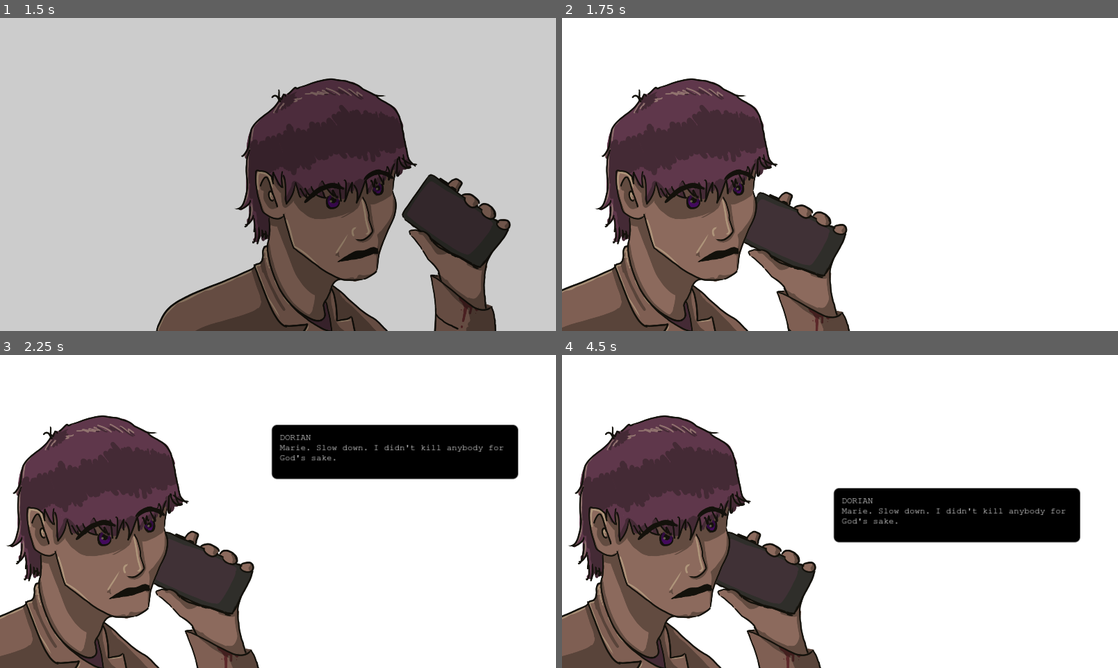
Above: before the commit, frames 1-4 (two rows, left to right).
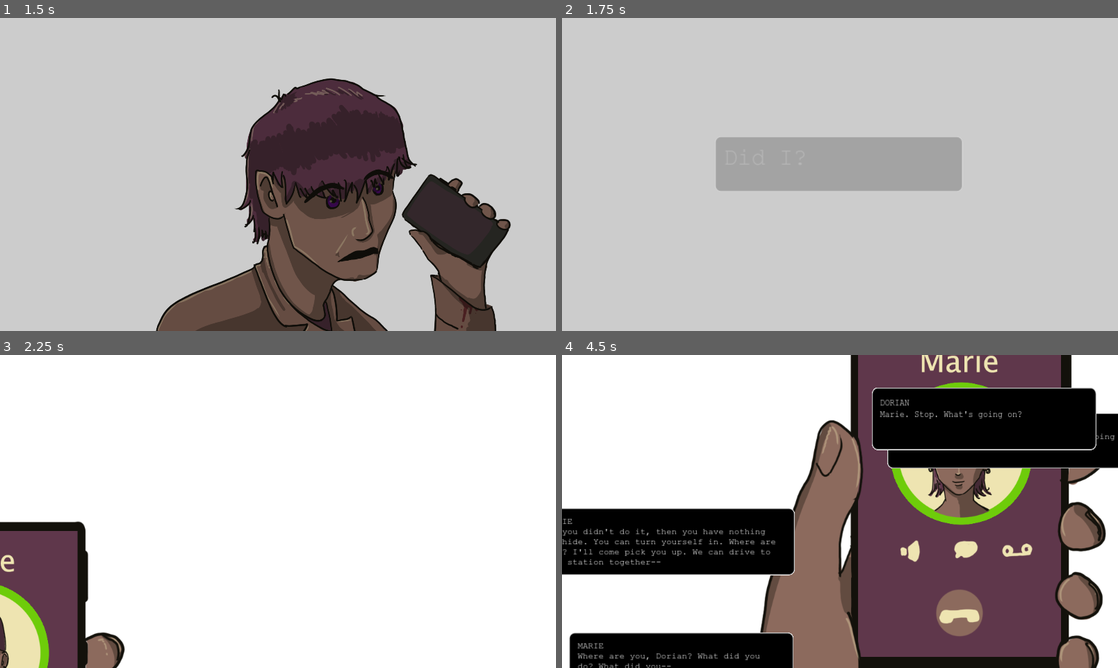
Above: after the commit, the same moments.

Repository: RALWORKS/framed-2024
Game: Godot game, scene res://Scenes/Menu/title_screen.tscn
The game is run twice, just before and just after one commit, with the same random seed, the same clock (stepped at 60 frames per second) and the same inputs.
Inputs:
- Up to frame 1 (1.5 s): click "Play" at 0.5 s; tap Enter (ui_accept) at 1.25 s; hold D (right) from 1.28 s (still down); tap Right (Next) at 1.35 s
- Up to frame 2 (1.75 s): keep holding D (right); tap Enter (ui_accept) at 1.52 s
- Up to frame 3 (2.25 s): keep holding D (right); tap Right (Next) at 2.1 s
- Up to frame 4 (4.5 s): tap Enter (ui_accept) at 2.27, 3.77 s; release D (right) at 2.78 s; hold A (left) 2.78-3.53 s; tap Right (Next) at 2.85, 3.6, 4.35 s; hold D (right) from 3.53 s (still down)

Frame 1 is identical in both runs. In frame 2, 100% of the frame differs, in the area x 0-100%, y 0-100%; in frame 3, 32%; in frame 4, 76%.

Commit message:
rough hook up section 1

Diff:
--- /dev/null
+++ b/Panel.gd
@@ -0,0 +1,13 @@
+extends Node2D
+
+@export var animation = ""
+
+func play():
+	if animation:
+		$"..".get_node("AnimationPlayer").play(animation)
+
+
+
+func _on_visibility_changed():
+	if visible:
+		play()
--- a/Scenes/Chapter 1/initial-alley.tscn
+++ b/Scenes/Chapter 1/initial-alley.tscn
@@ -8,275 +8,23 @@
 [ext_resource type="Texture2D" uid="uid://c2vngb7uq2uhw" path="res://Assets/Chapter 1/initial-alley/Phone_marie.png" id="6_fmysh"]
 [ext_resource type="PackedScene" uid="uid://d4cbyalgs01x8" path="res://Assets/Dialogue/dialogue_box.tscn" id="7_33j4g"]
 
-[sub_resource type="Animation" id="Animation_2rrm1"]
-length = 0.001
-tracks/0/type = "value"
-tracks/0/imported = false
-tracks/0/enabled = true
-tracks/0/path = NodePath("Panel 2/DoreanConfused2:position")
-tracks/0/interp = 1
-tracks/0/loop_wrap = true
-tracks/0/keys = {
-"times": PackedFloat32Array(0),
-"transitions": PackedFloat32Array(1),
-"update": 0,
-"values": [Vector2(768, 2.85596)]
-}
-tracks/1/type = "value"
-tracks/1/imported = false
-tracks/1/enabled = true
-tracks/1/path = NodePath("Panel 2/DoreanHand2:position")
-tracks/1/interp = 1
-tracks/1/loop_wrap = true
-tracks/1/keys = {
-"times": PackedFloat32Array(0),
-"transitions": PackedFloat32Array(1),
-"update": 0,
-"values": [Vector2(704, 362.856)]
-}
-tracks/2/type = "value"
-tracks/2/imported = false
-tracks/2/enabled = true
-tracks/2/path = NodePath("Panel 2/DoreanHand2:rotation")
-tracks/2/interp = 1
-tracks/2/loop_wrap = true
-tracks/2/keys = {
-"times": PackedFloat32Array(0),
-"transitions": PackedFloat32Array(1),
-"update": 0,
-"values": [-0.241323]
-}
-tracks/3/type = "value"
-tracks/3/imported = false
-tracks/3/enabled = true
-tracks/3/path = NodePath("Panel 2/Dialogue2:position")
-tracks/3/interp = 1
-tracks/3/loop_wrap = true
-tracks/3/keys = {
-"times": PackedFloat32Array(0),
-"transitions": PackedFloat32Array(1),
-"update": 0,
-"values": [Vector2(1456, 1224)]
-}
-tracks/4/type = "value"
-tracks/4/imported = false
-tracks/4/enabled = true
-tracks/4/path = NodePath("Panel 1/Dialogue1:position")
-tracks/4/interp = 1
-tracks/4/loop_wrap = true
-tracks/4/keys = {
-"times": PackedFloat32Array(0),
-"transitions": PackedFloat32Array(1),
-"update": 0,
-"values": [Vector2(2241, 207)]
-}
-tracks/5/type = "value"
-tracks/5/imported = false
-tracks/5/enabled = true
-tracks/5/path = NodePath("Panel 3:modulate")
-tracks/5/interp = 1
-tracks/5/loop_wrap = true
-tracks/5/keys = {
-"times": PackedFloat32Array(0),
-"transitions": PackedFloat32Array(1),
-"update": 0,
-"values": [Color(1, 1, 1, 0)]
-}
-tracks/6/type = "value"
-tracks/6/imported = false
-tracks/6/enabled = true
-tracks/6/path = NodePath("Panel 4/MariePhone4:position")
-tracks/6/interp = 1
-tracks/6/loop_wrap = true
-tracks/6/keys = {
-"times": PackedFloat32Array(0),
-"transitions": PackedFloat32Array(1),
-"update": 0,
-"values": [Vector2(-392, 344)]
-}
-tracks/7/type = "value"
-tracks/7/imported = false
-tracks/7/enabled = true
-tracks/7/path = NodePath("Panel 4/Dialogue4b:position")
-tracks/7/interp = 1
-tracks/7/loop_wrap = true
-tracks/7/keys = {
-"times": PackedFloat32Array(0),
-"transitions": PackedFloat32Array(1),
-"update": 0,
-"values": [Vector2(-712, 648)]
-}
-tracks/8/type = "value"
-tracks/8/imported = false
-tracks/8/enabled = true
-tracks/8/path = NodePath("Panel 4/Dialogue4c:position")
-tracks/8/interp = 1
-tracks/8/loop_wrap = true
-tracks/8/keys = {
-"times": PackedFloat32Array(0),
-"transitions": PackedFloat32Array(1),
-"update": 0,
-"values": [Vector2(2464, 200)]
-}
-tracks/9/type = "value"
-tracks/9/imported = false
-tracks/9/enabled = true
-tracks/9/path = NodePath("Panel 4/Dialogue4d:position")
-tracks/9/interp = 1
-tracks/9/loop_wrap = true
-tracks/9/keys = {
-"times": PackedFloat32Array(0),
-"transitions": PackedFloat32Array(1),
-"update": 0,
-"values": [Vector2(440, 1224)]
-}
-tracks/10/type = "value"
-tracks/10/imported = false
-tracks/10/enabled = true
-tracks/10/path = NodePath("Panel 4/Dialogue4a:position")
-tracks/10/interp = 1
-tracks/10/loop_wrap = true
-tracks/10/keys = {
-"times": PackedFloat32Array(0),
-"transitions": PackedFloat32Array(1),
-"update": 0,
-"values": [Vector2(520, 288)]
-}
-tracks/11/type = "value"
-tracks/11/imported = false
-tracks/11/enabled = true
-tracks/11/path = NodePath("Panel 5/DoreanBlank5:modulate")
-tracks/11/interp = 1
-tracks/11/loop_wrap = true
-tracks/11/keys = {
-"times": PackedFloat32Array(0),
-"transitions": PackedFloat32Array(1),
-"update": 0,
-"values": [Color(1, 1, 1, 0)]
-}
-tracks/12/type = "value"
-tracks/12/imported = false
-tracks/12/enabled = true
-tracks/12/path = NodePath("Panel 5/Dialogue5a:modulate")
-tracks/12/interp = 1
-tracks/12/loop_wrap = true
-tracks/12/keys = {
-"times": PackedFloat32Array(0),
-"transitions": PackedFloat32Array(1),
-"update": 0,
-"values": [Color(1, 1, 1, 0)]
-}
-tracks/13/type = "value"
-tracks/13/imported = false
-tracks/13/enabled = true
-tracks/13/path = NodePath("Panel 5/Dialogue5b:position")
-tracks/13/interp = 1
-tracks/13/loop_wrap = true
-tracks/13/keys = {
-"times": PackedFloat32Array(0),
-"transitions": PackedFloat32Array(1),
-"update": 0,
-"values": [Vector2(1624, 1232)]
-}
-tracks/14/type = "value"
-tracks/14/imported = false
-tracks/14/enabled = true
-tracks/14/path = NodePath("Panel 5/Dialogue5b:modulate")
-tracks/14/interp = 1
-tracks/14/loop_wrap = true
-tracks/14/keys = {
-"times": PackedFloat32Array(0),
-"transitions": PackedFloat32Array(1),
-"update": 0,
-"values": [Color(1, 1, 1, 0)]
-}
-tracks/15/type = "value"
-tracks/15/imported = false
-tracks/15/enabled = true
-tracks/15/path = NodePath("Panel 6/StreetSign6:position")
-tracks/15/interp = 1
-tracks/15/loop_wrap = true
-tracks/15/keys = {
-"times": PackedFloat32Array(0),
-"transitions": PackedFloat32Array(1),
-"update": 0,
-"values": [Vector2(0, 0)]
-}
-tracks/16/type = "value"
-tracks/16/imported = false
-tracks/16/enabled = true
-tracks/16/path = NodePath("Panel 6/StreetSign6:scale")
-tracks/16/interp = 1
-tracks/16/loop_wrap = true
-tracks/16/keys = {
-"times": PackedFloat32Array(0),
-"transitions": PackedFloat32Array(1),
-"update": 0,
-"values": [Vector2(1, 1)]
-}
-tracks/17/type = "value"
-tracks/17/imported = false
-tracks/17/enabled = true
-tracks/17/path = NodePath("Panel 6/Dialogue6:position")
-tracks/17/interp = 1
-tracks/17/loop_wrap = true
-tracks/17/keys = {
-"times": PackedFloat32Array(0),
-"transitions": PackedFloat32Array(1),
-"update": 0,
-"values": [Vector2(600, -208)]
-}
-tracks/18/type = "value"
-tracks/18/imported = false
-tracks/18/enabled = true
-tracks/18/path = NodePath("Panel 7/DoreanPhoneHand7:position")
-tracks/18/interp = 1
-tracks/18/loop_wrap = true
-tracks/18/keys = {
-"times": PackedFloat32Array(0),
-"transitions": PackedFloat32Array(1),
-"update": 0,
-"values": [Vector2(-3056, -1640)]
-}
-tracks/19/type = "value"
-tracks/19/imported = false
-tracks/19/enabled = true
-tracks/19/path = NodePath("Panel 7/Dialogue7:position")
-tracks/19/interp = 1
-tracks/19/loop_wrap = true
-tracks/19/keys = {
-"times": PackedFloat32Array(0),
-"transitions": PackedFloat32Array(1),
-"update": 0,
-"values": [Vector2(1456, 1224)]
-}
-tracks/20/type = "value"
-tracks/20/imported = false
-tracks/20/enabled = true
-tracks/20/path = NodePath("Panel 8/BlackScreen8:modulate")
-tracks/20/interp = 1
-tracks/20/loop_wrap = true
-tracks/20/keys = {
-"times": PackedFloat32Array(0),
-"transitions": PackedFloat32Array(1),
-"update": 0,
-"values": [Color(1, 1, 1, 0)]
-}
-tracks/21/type = "value"
-tracks/21/imported = false
-tracks/21/enabled = true
-tracks/21/path = NodePath("Panel 8/Dialogue8:position")
-tracks/21/interp = 1
-tracks/21/loop_wrap = true
-tracks/21/keys = {
-"times": PackedFloat32Array(0),
-"transitions": PackedFloat32Array(1),
-"update": 0,
-"values": [Vector2(1472, 1016)]
+[sub_resource type="Animation" id="Animation_wrvmk"]
+resource_name = "Scene 1"
+tracks/0/type = "value"
+tracks/0/imported = false
+tracks/0/enabled = true
+tracks/0/path = NodePath("Panel 1/Dialogue1:position")
+tracks/0/interp = 1
+tracks/0/loop_wrap = true
+tracks/0/keys = {
+"times": PackedFloat32Array(0.5, 1),
+"transitions": PackedFloat32Array(1, 1),
+"update": 0,
+"values": [Vector2(2241, 207), Vector2(360, 207)]
 }
 
 [sub_resource type="Animation" id="Animation_m8tvq"]
-resource_name = "Panel 2"
+resource_name = "Scene 2"
 tracks/0/type = "value"
 tracks/0/imported = false
 tracks/0/enabled = true
@@ -324,21 +72,6 @@
 "transitions": PackedFloat32Array(1, 1),
 "update": 0,
 "values": [Vector2(1456, 1224), Vector2(1456, 288)]
-}
-
-[sub_resource type="Animation" id="Animation_wrvmk"]
-resource_name = "Panel 1"
-tracks/0/type = "value"
-tracks/0/imported = false
-tracks/0/enabled = true
-tracks/0/path = NodePath("Panel 1/Dialogue1:position")
-tracks/0/interp = 1
-tracks/0/loop_wrap = true
-tracks/0/keys = {
-"times": PackedFloat32Array(0.5, 1),
-"transitions": PackedFloat32Array(1, 1),
-"update": 0,
-"values": [Vector2(2241, 207), Vector2(360, 207)]
 }
 
 [sub_resource type="Animation" id="Animation_0i2cu"]
@@ -599,23 +332,8 @@
 "values": [Vector2(1472, 1016), Vector2(1472, 272)]
 }
 
-[sub_resource type="Animation" id="Animation_wrvmk"]
-resource_name = "Scene 1"
-tracks/0/type = "value"
-tracks/0/imported = false
-tracks/0/enabled = true
-tracks/0/path = NodePath("Panel 1/Dialogue1:position")
-tracks/0/interp = 1
-tracks/0/loop_wrap = true
-tracks/0/keys = {
-"times": PackedFloat32Array(0.5, 1),
-"transitions": PackedFloat32Array(1, 1),
-"update": 0,
-"values": [Vector2(2241, 207), Vector2(360, 207)]
-}
-
-[sub_resource type="Animation" id="Animation_m8tvq"]
-resource_name = "Scene 2"
+[sub_resource type="Animation" id="Animation_2rrm1"]
+length = 0.001
 tracks/0/type = "value"
 tracks/0/imported = false
 tracks/0/enabled = true
@@ -623,10 +341,10 @@
 tracks/0/interp = 1
 tracks/0/loop_wrap = true
 tracks/0/keys = {
-"times": PackedFloat32Array(0, 0.5),
-"transitions": PackedFloat32Array(1, 1),
-"update": 0,
-"values": [Vector2(768, 2.85596), Vector2(-624, 2.85596)]
+"times": PackedFloat32Array(0),
+"transitions": PackedFloat32Array(1),
+"update": 0,
+"values": [Vector2(768, 2.85596)]
 }
 tracks/1/type = "value"
 tracks/1/imported = false
@@ -635,10 +353,10 @@
 tracks/1/interp = 1
 tracks/1/loop_wrap = true
 tracks/1/keys = {
-"times": PackedFloat32Array(0, 0.5),
-"transitions": PackedFloat32Array(1, 1),
-"update": 0,
-"values": [Vector2(704, 362.856), Vector2(-832, 976)]
+"times": PackedFloat32Array(0),
+"transitions": PackedFloat32Array(1),
+"update": 0,
+"values": [Vector2(704, 362.856)]
 }
 tracks/2/type = "value"
 tracks/2/imported = false
@@ -647,10 +365,10 @@
 tracks/2/interp = 1
 tracks/2/loop_wrap = true
 tracks/2/keys = {
-"times": PackedFloat32Array(0, 0.5),
-"transitions": PackedFloat32Array(1, 1),
-"update": 0,
-"values": [-0.241323, -0.581964]
+"times": PackedFloat32Array(0),
+"transitions": PackedFloat32Array(1),
+"update": 0,
+"values": [-0.241323]
 }
 tracks/3/type = "value"
 tracks/3/imported = false
@@ -659,10 +377,226 @@
 tracks/3/interp = 1
 tracks/3/loop_wrap = true
 tracks/3/keys = {
-"times": PackedFloat32Array(0.5, 1),
-"transitions": PackedFloat32Array(1, 1),
-"update": 0,
-"values": [Vector2(1456, 1224), Vector2(1456, 288)]
+"times": PackedFloat32Array(0),
+"transitions": PackedFloat32Array(1),
+"update": 0,
+"values": [Vector2(1456, 1224)]
+}
+tracks/4/type = "value"
+tracks/4/imported = false
+tracks/4/enabled = true
+tracks/4/path = NodePath("Panel 1/Dialogue1:position")
+tracks/4/interp = 1
+tracks/4/loop_wrap = true
+tracks/4/keys = {
+"times": PackedFloat32Array(0),
+"transitions": PackedFloat32Array(1),
+"update": 0,
+"values": [Vector2(2241, 207)]
+}
+tracks/5/type = "value"
+tracks/5/imported = false
+tracks/5/enabled = true
+tracks/5/path = NodePath("Panel 3:modulate")
+tracks/5/interp = 1
+tracks/5/loop_wrap = true
+tracks/5/keys = {
+"times": PackedFloat32Array(0),
+"transitions": PackedFloat32Array(1),
+"update": 0,
+"values": [Color(1, 1, 1, 0)]
+}
+tracks/6/type = "value"
+tracks/6/imported = false
+tracks/6/enabled = true
+tracks/6/path = NodePath("Panel 4/MariePhone4:position")
+tracks/6/interp = 1
+tracks/6/loop_wrap = true
+tracks/6/keys = {
+"times": PackedFloat32Array(0),
+"transitions": PackedFloat32Array(1),
+"update": 0,
+"values": [Vector2(-392, 344)]
+}
+tracks/7/type = "value"
+tracks/7/imported = false
+tracks/7/enabled = true
+tracks/7/path = NodePath("Panel 4/Dialogue4b:position")
+tracks/7/interp = 1
+tracks/7/loop_wrap = true
+tracks/7/keys = {
+"times": PackedFloat32Array(0),
+"transitions": PackedFloat32Array(1),
+"update": 0,
+"values": [Vector2(-712, 648)]
+}
+tracks/8/type = "value"
+tracks/8/imported = false
+tracks/8/enabled = true
+tracks/8/path = NodePath("Panel 4/Dialogue4c:position")
+tracks/8/interp = 1
+tracks/8/loop_wrap = true
+tracks/8/keys = {
+"times": PackedFloat32Array(0),
+"transitions": PackedFloat32Array(1),
+"update": 0,
+"values": [Vector2(2464, 200)]
+}
+tracks/9/type = "value"
+tracks/9/imported = false
+tracks/9/enabled = true
+tracks/9/path = NodePath("Panel 4/Dialogue4d:position")
+tracks/9/interp = 1
+tracks/9/loop_wrap = true
+tracks/9/keys = {
+"times": PackedFloat32Array(0),
+"transitions": PackedFloat32Array(1),
+"update": 0,
+"values": [Vector2(440, 1224)]
+}
+tracks/10/type = "value"
+tracks/10/imported = false
+tracks/10/enabled = true
+tracks/10/path = NodePath("Panel 4/Dialogue4a:position")
+tracks/10/interp = 1
+tracks/10/loop_wrap = true
+tracks/10/keys = {
+"times": PackedFloat32Array(0),
+"transitions": PackedFloat32Array(1),
+"update": 0,
+"values": [Vector2(520, 288)]
+}
+tracks/11/type = "value"
+tracks/11/imported = false
+tracks/11/enabled = true
+tracks/11/path = NodePath("Panel 5/DoreanBlank5:modulate")
+tracks/11/interp = 1
+tracks/11/loop_wrap = true
+tracks/11/keys = {
+"times": PackedFloat32Array(0),
+"transitions": PackedFloat32Array(1),
+"update": 0,
+"values": [Color(1, 1, 1, 0)]
+}
+tracks/12/type = "value"
+tracks/12/imported = false
+tracks/12/enabled = true
+tracks/12/path = NodePath("Panel 5/Dialogue5a:modulate")
+tracks/12/interp = 1
+tracks/12/loop_wrap = true
+tracks/12/keys = {
+"times": PackedFloat32Array(0),
+"transitions": PackedFloat32Array(1),
+"update": 0,
+"values": [Color(1, 1, 1, 0)]
+}
+tracks/13/type = "value"
+tracks/13/imported = false
+tracks/13/enabled = true
+tracks/13/path = NodePath("Panel 5/Dialogue5b:position")
+tracks/13/interp = 1
+tracks/13/loop_wrap = true
+tracks/13/keys = {
+"times": PackedFloat32Array(0),
+"transitions": PackedFloat32Array(1),
+"update": 0,
+"values": [Vector2(1624, 1232)]
+}
+tracks/14/type = "value"
+tracks/14/imported = false
+tracks/14/enabled = true
+tracks/14/path = NodePath("Panel 5/Dialogue5b:modulate")
+tracks/14/interp = 1
+tracks/14/loop_wrap = true
+tracks/14/keys = {
+"times": PackedFloat32Array(0),
+"transitions": PackedFloat32Array(1),
+"update": 0,
+"values": [Color(1, 1, 1, 0)]
+}
+tracks/15/type = "value"
+tracks/15/imported = false
+tracks/15/enabled = true
+tracks/15/path = NodePath("Panel 6/StreetSign6:position")
+tracks/15/interp = 1
+tracks/15/loop_wrap = true
+tracks/15/keys = {
+"times": PackedFloat32Array(0),
+"transitions": PackedFloat32Array(1),
+"update": 0,
+"values": [Vector2(0, 0)]
+}
+tracks/16/type = "value"
+tracks/16/imported = false
+tracks/16/enabled = true
+tracks/16/path = NodePath("Panel 6/StreetSign6:scale")
+tracks/16/interp = 1
+tracks/16/loop_wrap = true
+tracks/16/keys = {
+"times": PackedFloat32Array(0),
+"transitions": PackedFloat32Array(1),
+"update": 0,
+"values": [Vector2(1, 1)]
+}
+tracks/17/type = "value"
+tracks/17/imported = false
+tracks/17/enabled = true
+tracks/17/path = NodePath("Panel 6/Dialogue6:position")
+tracks/17/interp = 1
+tracks/17/loop_wrap = true
+tracks/17/keys = {
+"times": PackedFloat32Array(0),
+"transitions": PackedFloat32Array(1),
+"update": 0,
+"values": [Vector2(600, -208)]
+}
+tracks/18/type = "value"
+tracks/18/imported = false
+tracks/18/enabled = true
+tracks/18/path = NodePath("Panel 7/DoreanPhoneHand7:position")
+tracks/18/interp = 1
+tracks/18/loop_wrap = true
+tracks/18/keys = {
+"times": PackedFloat32Array(0),
+"transitions": PackedFloat32Array(1),
+"update": 0,
+"values": [Vector2(-3056, -1640)]
+}
+tracks/19/type = "value"
+tracks/19/imported = false
+tracks/19/enabled = true
+tracks/19/path = NodePath("Panel 7/Dialogue7:position")
+tracks/19/interp = 1
+tracks/19/loop_wrap = true
+tracks/19/keys = {
+"times": PackedFloat32Array(0),
+"transitions": PackedFloat32Array(1),
+"update": 0,
+"values": [Vector2(1456, 1224)]
+}
+tracks/20/type = "value"
+tracks/20/imported = false
+tracks/20/enabled = true
+tracks/20/path = NodePath("Panel 8/BlackScreen8:modulate")
+tracks/20/interp = 1
+tracks/20/loop_wrap = true
+tracks/20/keys = {
+"times": PackedFloat32Array(0),
+"transitions": PackedFloat32Array(1),
+"update": 0,
+"values": [Color(1, 1, 1, 0)]
+}
+tracks/21/type = "value"
+tracks/21/imported = false
+tracks/21/enabled = true
+tracks/21/path = NodePath("Panel 8/Dialogue8:position")
+tracks/21/interp = 1
+tracks/21/loop_wrap = true
+tracks/21/keys = {
+"times": PackedFloat32Array(0),
+"transitions": PackedFloat32Array(1),
+"update": 0,
+"values": [Vector2(1472, 1016)]
 }
 
 [sub_resource type="AnimationLibrary" id="AnimationLibrary_duj7y"]
--- a/Scripts/Chapter 1/initial-alley/initial-alley.gd
+++ b/Scripts/Chapter 1/initial-alley/initial-alley.gd
@@ -42,6 +42,7 @@
 DORIAN (VO): After the year I've had, I ... wouldn't put it past myself.
 """
 
+
 # Variables
 
 # Animation Player
@@ -57,12 +58,36 @@
 @onready var panel7 = $"Panel 7"
 @onready var panel8 = $"Panel 8"
 
+var index = 0
+var paused = false
 
 # Called when the node enters the scene tree for the first time.
 func _ready():
 
 	# when scene starts - need to hide stuff
-	panel1.visible = true
+	hide_panels()
+
+	#anim_play.play("Panel 1")
+
+	sequence = [
+	["Panel 1", panel1],
+	["Panel 2", panel2],
+	["Panel 3", panel3],
+	["Panel 4a", panel4],
+	["Panel 4b", null],
+	["Panel 4c", null],
+	["Panel 4d", null],
+	["Panel 5", panel5],
+	["Panel 6", panel6],
+	["Panel 7", panel7],
+	["Panel 8", panel8],
+	]
+	play()
+
+
+
+func hide_panels():
+	panel1.visible = false
 	panel2.visible = false
 	panel3.visible = false
 	panel4.visible = false
@@ -71,12 +96,35 @@
 	panel7.visible = false
 	panel8.visible = false
 
-	anim_play.play("Panel 1")
+var sequence = []
 
+func next():
+	if paused:
+		return
+	index+=1
+	play()
+	paused = true
+	await get_tree().create_timer(0.23).timeout
+	paused = false
 
+func play():
+	var page = sequence[index]
+
+	if page[1] != null:
+		flip(page[1])
+
+	if page[0] != null:
+		$AnimationPlayer.play(page[0])
+
+func flip(to):
+	hide_panels()
+	to.visible = true
 
 func _process(delta):
 	if Input.is_action_just_pressed("Next"):
+		next()
+		return
+
 		if anim_play.current_animation != "Panel 8":
 			panel2.visible = true
 			panel1.visible = false
--- /dev/null
+++ b/Scripts/panel.tscn
@@ -0,0 +1,8 @@
+[gd_scene load_steps=2 format=3 uid="uid://eio6uq1ovoyr"]
+
+[ext_resource type="Script" path="res://Panel.gd" id="1_kobl5"]
+
+[node name="Panel" type="Node2D"]
+script = ExtResource("1_kobl5")
+
+[connection signal="visibility_changed" from="." to="." method="_on_visibility_changed"]
